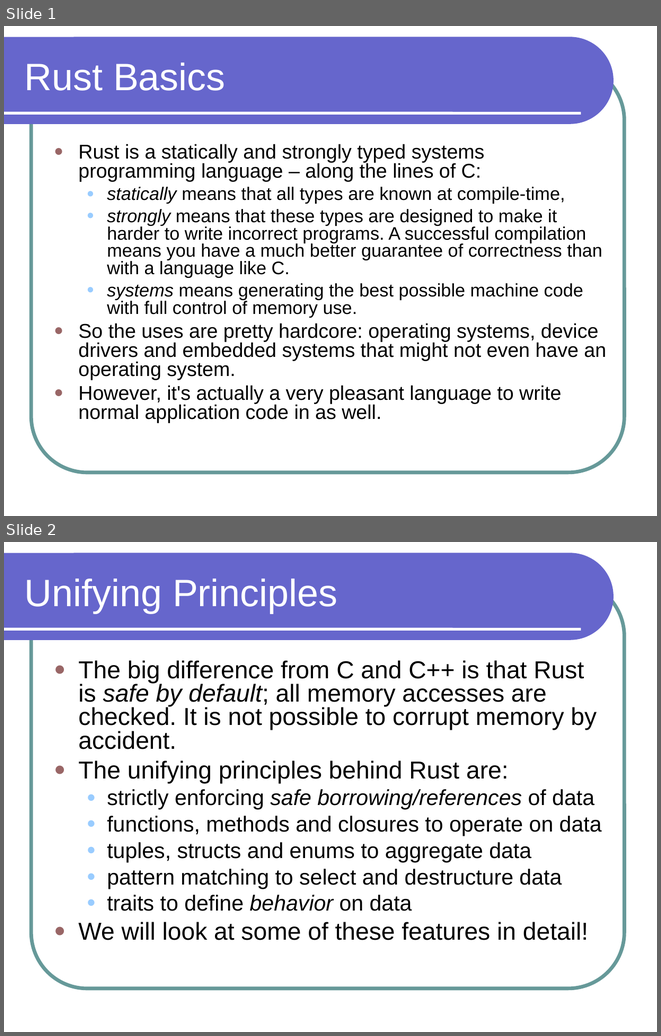
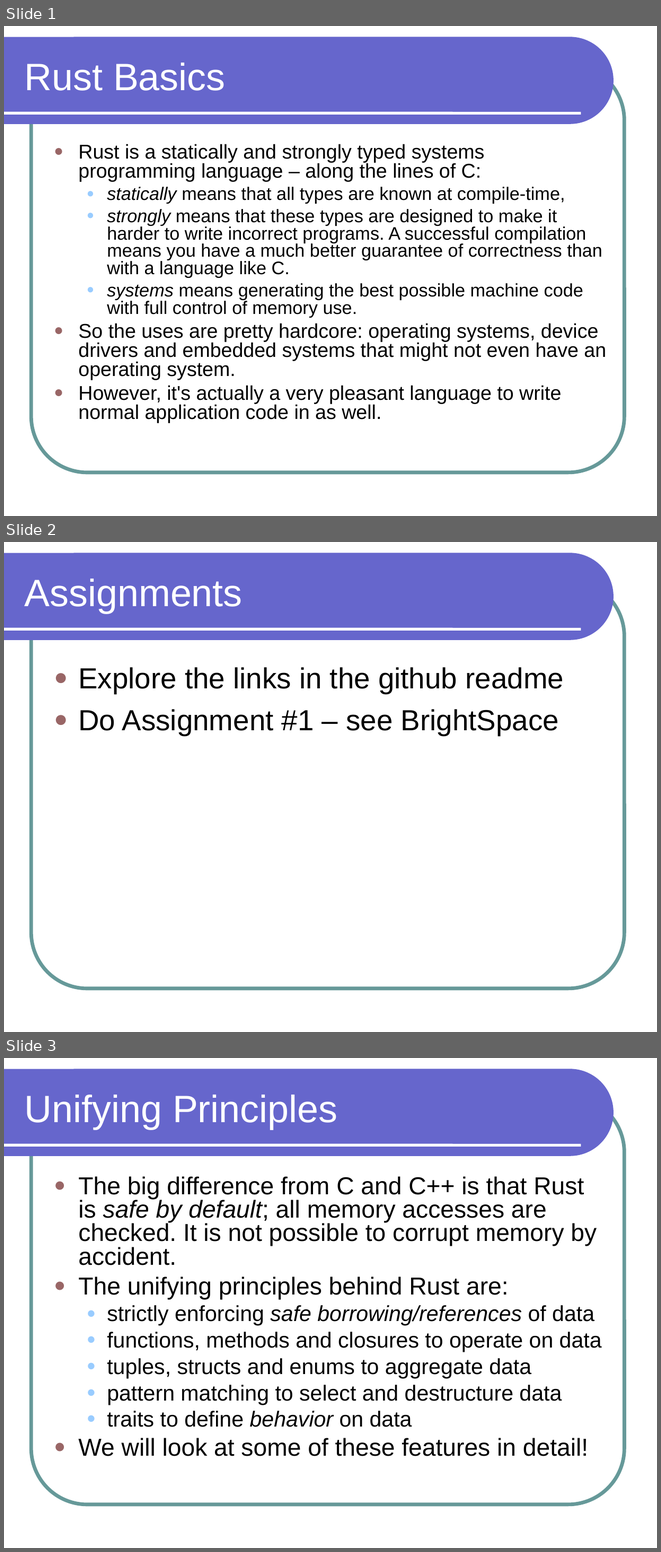
Before and after one commit to lutzhamel/CSC301, a slide deck: notes/csc301-ln002.ppt. Shown one above the other, each under a label of ours: slides 1 and 2 before the commit, slides 1, 2 and 3 after it. The pictures are 661x1036 and 661x1552 pixels, drawn with LibreOffice and Linux fonts; fonts in the diff are those of the drawing. Boxes give left, top, right and bottom in pixels: in the first picture for what was removed or moved away, otherwise in the second. Text is boxed around its words. In the diff, an @@ line names an element or a change of style, - is before the commit and + after.

```diff
--- a/notes/csc301-ln002.ppt
+++ b/notes/csc301-ln002.ppt
@@ slide 2 added at bbox=[4, 542, 657, 1032], background #FFFFFF; not listed: 3 template elements that a slide beside it also shows @@
@@ title added at bbox=[25, 579, 242, 613], 42 pt, text #FFFFFF @@
+Assignments
@@ text added at bbox=[78, 667, 564, 735], 32 pt, text #000000 @@
+● Explore the links in the github readme
+● Do Assignment #1 – see BrightSpace
@@ what was slide 2 is now slide 3 @@
```
Also in this commit, not shown: 4 other files.
